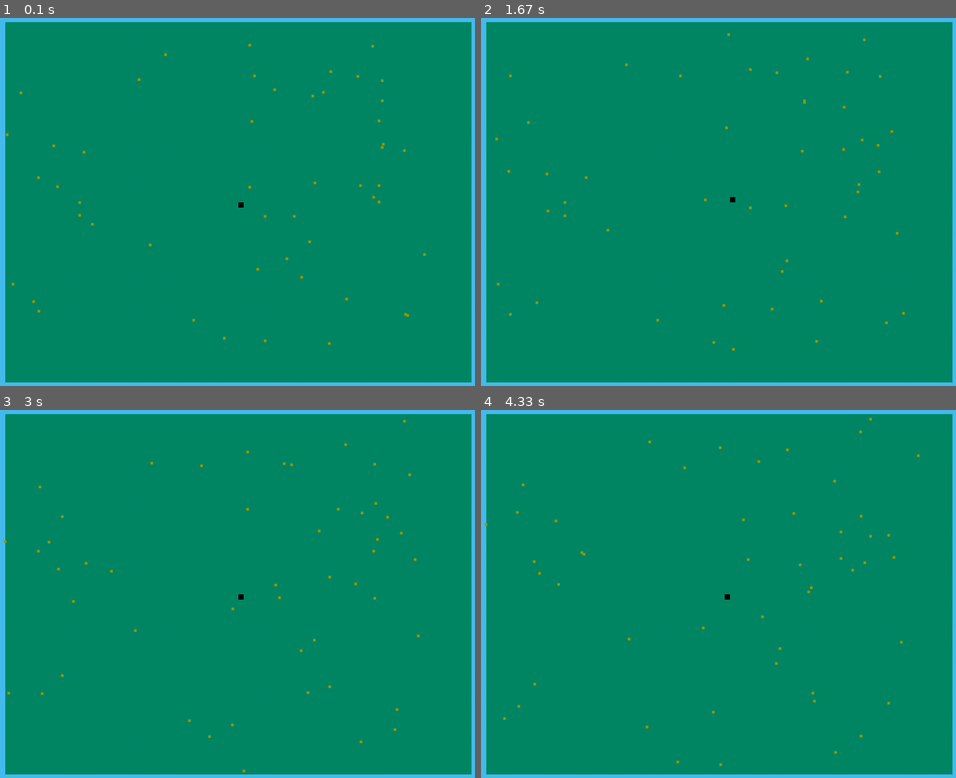
Above: before the commit, frames 1-4 (two rows, left to right).
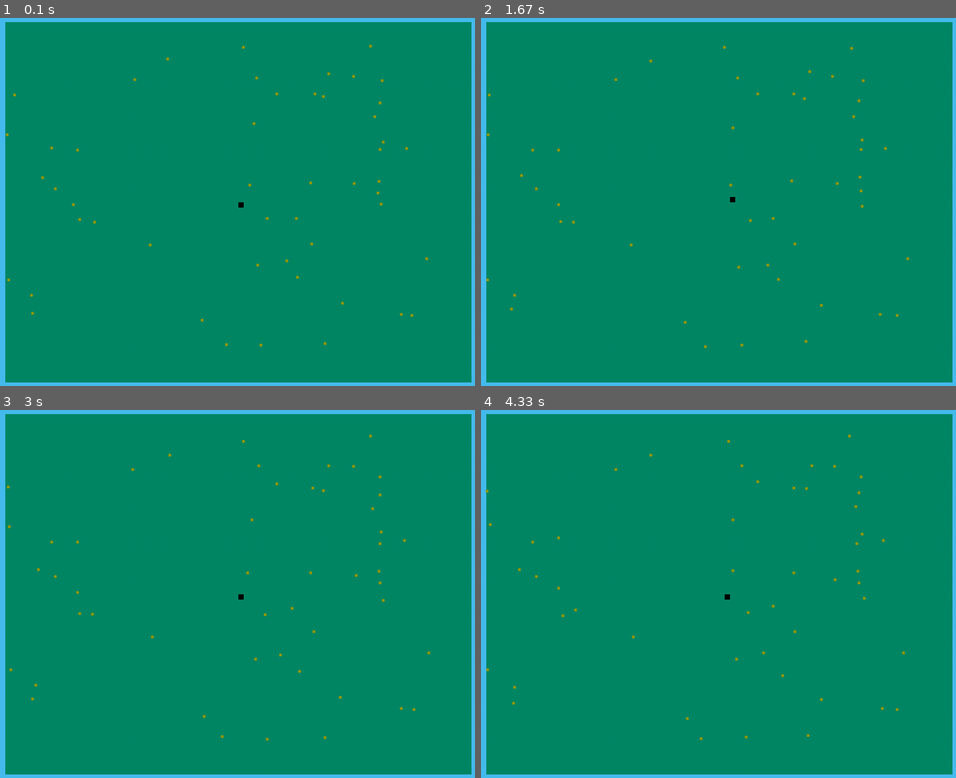
Above: after the commit, the same moments.

Repository: Kristiankaspersen/the-special-pygame
Game: pygame game, started from main.py
The game is run twice, just before and just after one commit, with the same random seed, the same clock (stepped at 60 frames per second) and the same inputs.
Inputs:
- Up to frame 1 (0.1 s): no input
- Up to frame 2 (1.67 s): hold D 0.33-0.8 s; hold W 0.83-1.13 s; hold D 1.17-1.63 s
- Up to frame 3 (3 s): hold A 1.67-2.2 s; hold S 2.23-2.53 s; hold A 2.57-2.97 s
- Up to frame 4 (4.33 s): hold W 3-3.37 s; hold D 3.4-4.03 s; hold S from 4.07 s (still down)

The runs differ from the first frame. In frame 1, 0.5% of the frame differs, in the area x 1-91%, y 7-90%; in frame 2, 0.5%; in frame 3, 0.5%; in frame 4, 0.5%, in the area x 0-93%, y 2-97%.

Commit message:
Big fixes and movement improvements

Diff:
--- a/animal.py
+++ b/animal.py
@@ -5,13 +5,14 @@
 
 class Animal:
     all = []
-    def __init__(self,x,y,speed,health,width,height):
+    def __init__(self,x,y,speed,laziness,health,width,height):
         self.x = x
         self.y = y
         self.speed = speed
         self.health = health
         self.width = width
         self.height = height
+        self.laziness = laziness
 
         Animal.all.append(self)
 
@@ -21,36 +22,38 @@
         pygame.draw.rect(screen, color, pygame.Rect(self.x, self.y, self.width, self.height))
 
     def animal_movement(self, island):
-        num = random.randint(1,4)
-        if num == 1 and self.x > island.x:
-            self.x -= self.speed
-        elif num == 2 and self.y > island.y:
-            self.y -= self.speed
-        elif num == 3 and self.x + self.width < island.x + island.width:
-            self.x += self.speed
-        elif num == 4 and self.y + self.height < island.y + island.height:
-            self.y += self.speed
+        num1 = random.randint(1,4)
+        num2 = random.randint(1,self.laziness)
+        if num2 < 3:
+            if num1 == 1 and self.x > island.x:
+                self.x -= self.speed
+            elif num1 == 2 and self.y > island.y:
+                self.y -= self.speed
+            elif num1 == 3 and self.x + self.width < island.x + island.width:
+                self.x += self.speed
+            elif num1 == 4 and self.y + self.height < island.y + island.height:
+                self.y += self.speed
 
 
 
 class Baboon(Animal):
     all = []
-    def __init__(self, x, y, speed, health, width, height):
-        super().__init__(x, y, speed, health, width, height)
+    def __init__(self, x, y, speed, laziness, health, width, height):
+        super().__init__(x, y, speed, laziness, health, width, height)
 
         Animal.all.append(self)
         Baboon.all.append(self)
 
 class Hippo(Animal):
-    def __init__(self, x, y, speed, health, width, height):
-        super().__init__(x, y, speed, health, width, height)
+    def __init__(self, x, y, speed, laziness, health, width, height):
+        super().__init__(x, y, speed, laziness, health, width, height)
 
         Animal.all.append(self)
         Hippo.all.append(self)
 
 class Fish(Animal):
-    def __init__(self, x, y, speed, health, width, height):
-        super().__init__(x, y, speed, health, width, height)
+    def __init__(self, x, y, speed, laziness, health, width, height):
+        super().__init__(x, y, speed, laziness, health, width, height)
 
         Animal.all.append(self)
         Fish.all.append(self)
--- a/main.py
+++ b/main.py
@@ -5,11 +5,11 @@
 from player import Player
 from island import Island
 
-
+#Initiate Pygame
 pygame.init()
-clock = pygame.time.Clock()
 
 #Window and Game settings
+clock = pygame.time.Clock()
 width = 1000
 height = 800
 screen = pygame.display.set_mode((width, height))
@@ -17,19 +17,21 @@
 
 islandX = 60
 islandY = 60
-playerX = width/2
-playerY = height/2
+middle_spawn = [width/2,height/2]
 
-# Spawn stuff
-player = Player("Geir", 5, 10, playerX, playerY, 10, 10)
+# Spawn Player and Main Island
+player = Player("Geir", 5, 10, middle_spawn[0], middle_spawn[1], 10, 10)
 main_island = Island(islandX, islandY, width - islandX*2, height - islandY*2 )
 
+# Spawn Baboons
 for x in range(50):
-    Baboon(random.randint(main_island.x, main_island.width), random.randint(main_island.y, main_island.height), 4, 5, 5, 5)
+    Baboon(random.randint(main_island.x, main_island.width), random.randint(main_island.y, main_island.height), 4, 100, 5, 5, 5)
 
 running = True
 while running:
+    #FPS
     clock.tick(30)
+
     for event in pygame.event.get():
         if event.type == pygame.QUIT:
             running = False
@@ -46,9 +48,9 @@
             player.y += player.speed
 
 
-    screen.fill((70,188,239))
-    main_island.drawIsland(screen)
-    player.drawPlayer(screen)
+    screen.fill((70,188,239))       #This is currently the water covering the entire screen
+    main_island.drawIsland(screen)  #Main Island
+    player.drawPlayer(screen)       #Player
 
     # Animal movement
     for animal in Animal.all:
